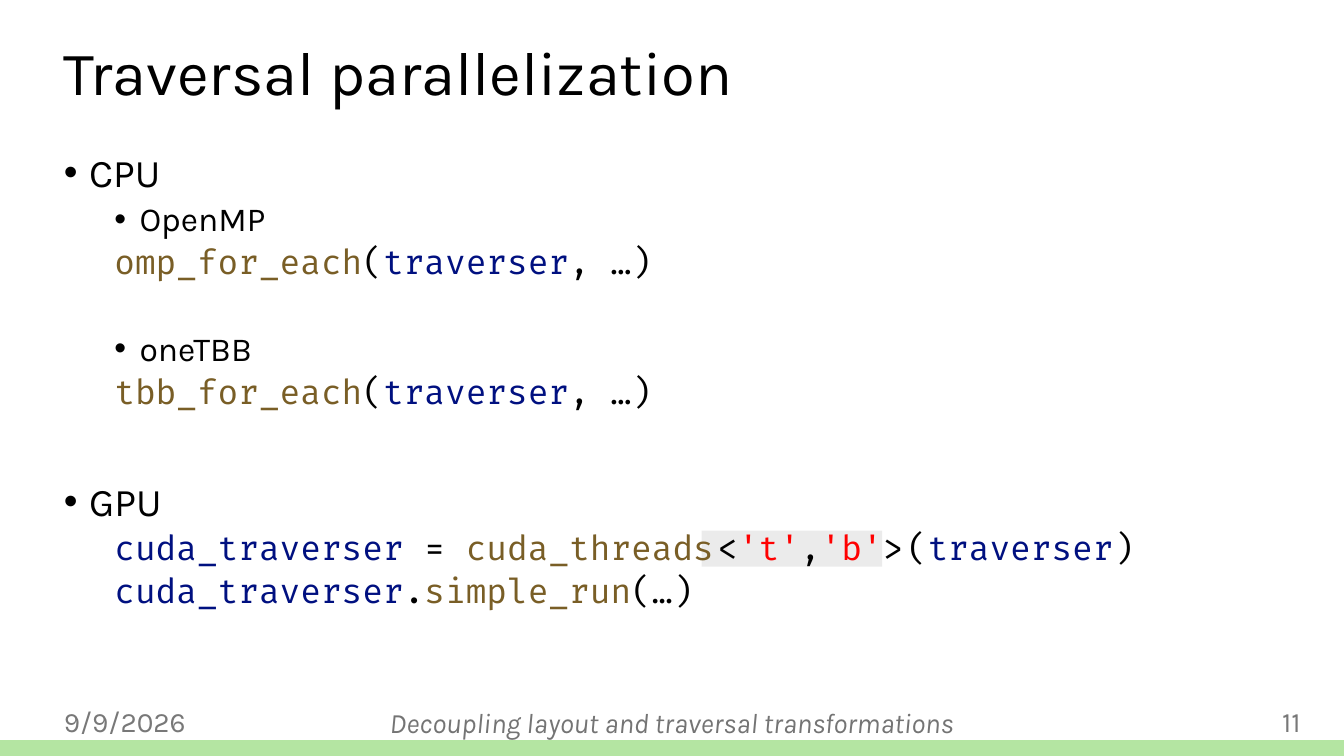
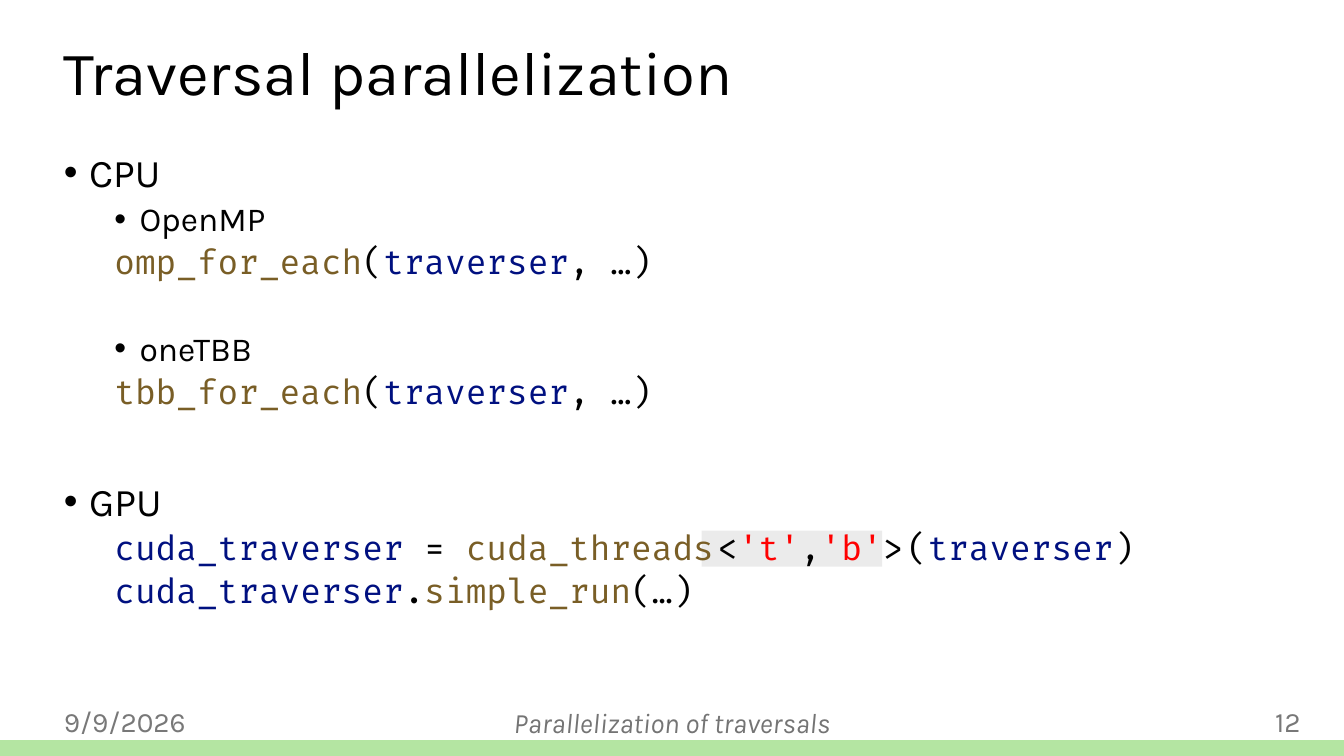
Before and after one commit to jiriklepl/phd-thesis, a slide deck: slide 12 of defense/Optimizing Memory Layouts and Traversal Orders in High-Performance Computing.pptx (slide 11 before the commit). Drawn at 1344x756 pixels with LibreOffice and Linux fonts; fonts in the diff are those of the drawing; background and template pictures are left out. Boxes give left, top, right and bottom in pixels: in the first picture for what was removed or moved away, otherwise in the second. Text is boxed around its words. In the diff, an @@ line names an element or a change of style, - is before the commit and + after.

```diff
--- a/defense/Optimizing Memory Layouts and Traversal Orders in High-Performance Computing.pptx
+++ b/defense/Optimizing Memory Layouts and Traversal Orders in High-Performance Computing.pptx
@@ text at box(514, 714, 830, 741): text changed @@
-Decoupling layout and traversal transformations
+Parallelization of traversals
@@ page number at box(1275, 714, 1300, 732): text changed @@
-11
+12
```
Also in this commit, not shown: 21 other slides changed, 2 slides added.
